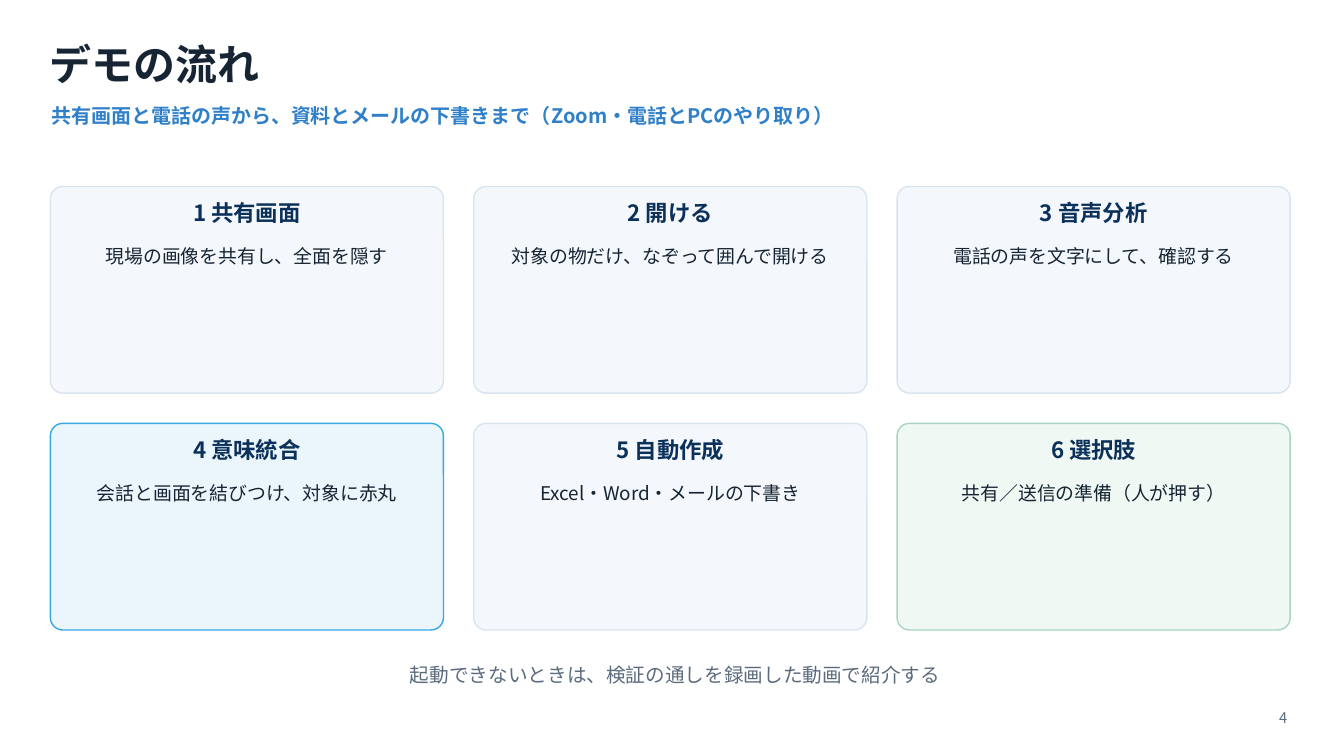
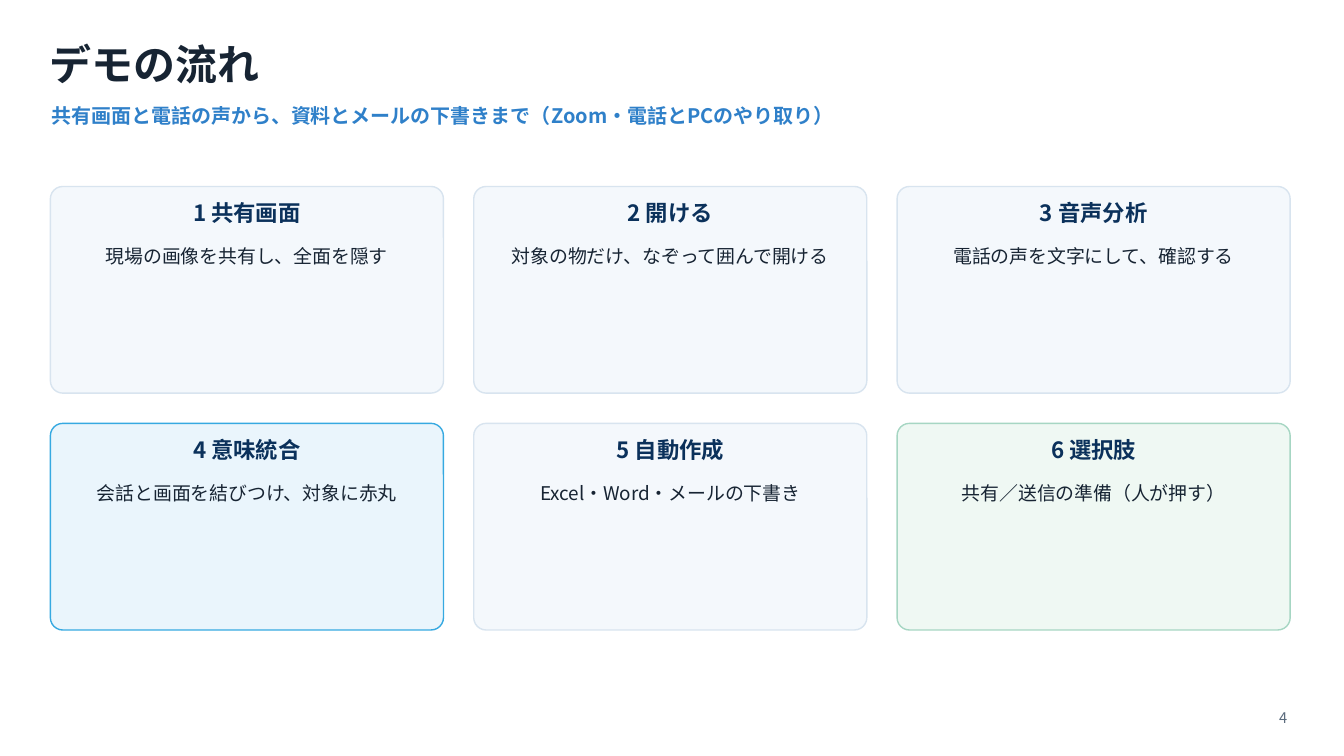
Before and after one commit to 009-next/app_dev, a slide deck: slide 4 of hackathon_materials/slides/Connect-Force_submission.pptx. Drawn at 1344x756 pixels with LibreOffice and Linux fonts; fonts in the diff are those of the drawing. Boxes give left, top, right and bottom in pixels: in the first picture for what was removed or moved away, otherwise in the second. Text is boxed around its words. In the diff, an @@ line names an element or a change of style, - is before the commit and + after.

```diff
--- a/hackathon_materials/slides/Connect-Force_submission.pptx
+++ b/hackathon_materials/slides/Connect-Force_submission.pptx
@@ text removed at (410,665,940,684) @@
-起動できないときは、検証の通しを録画した動画で紹介する
```
Also in this commit, not shown: 1 other slide changed, 22 other files.
